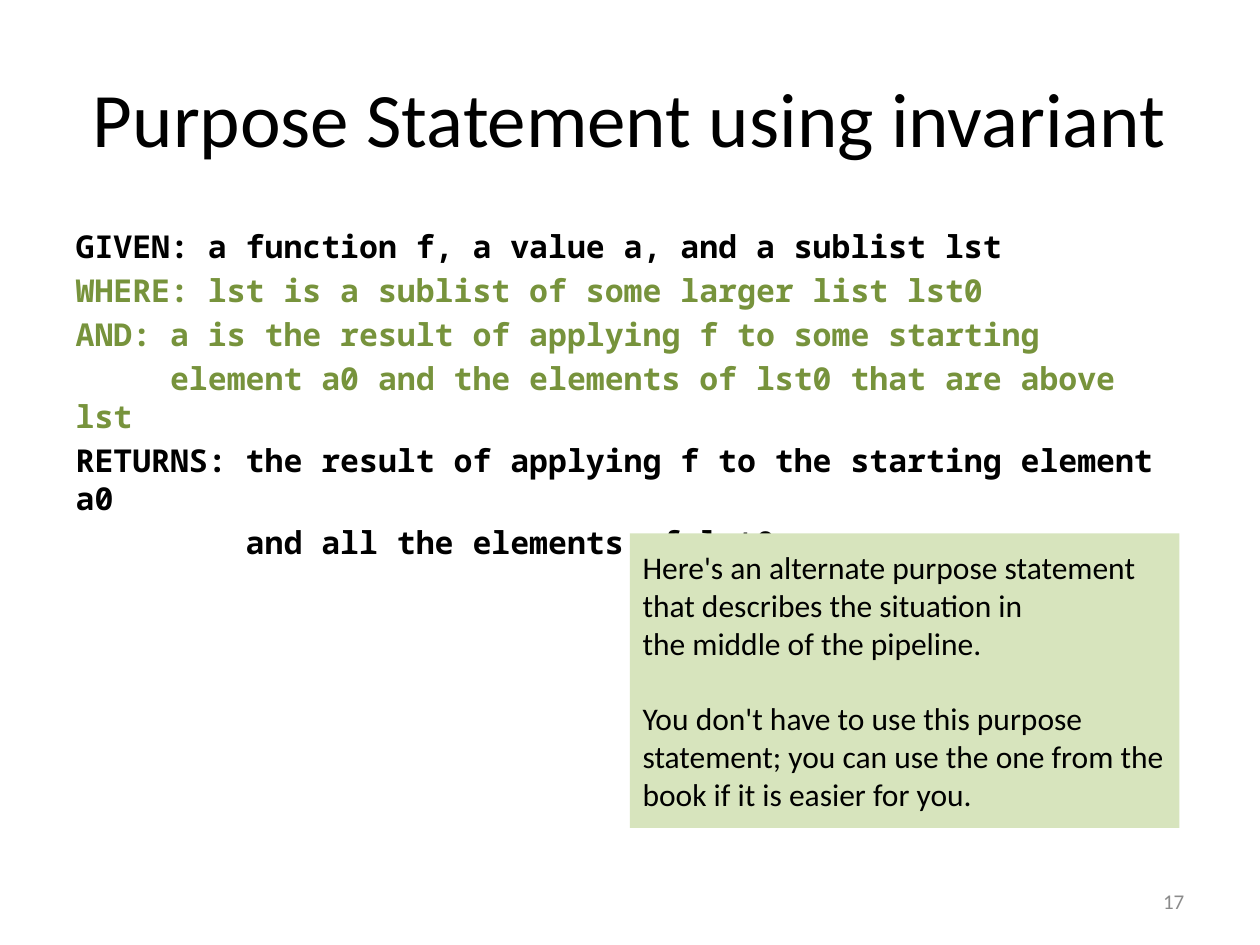
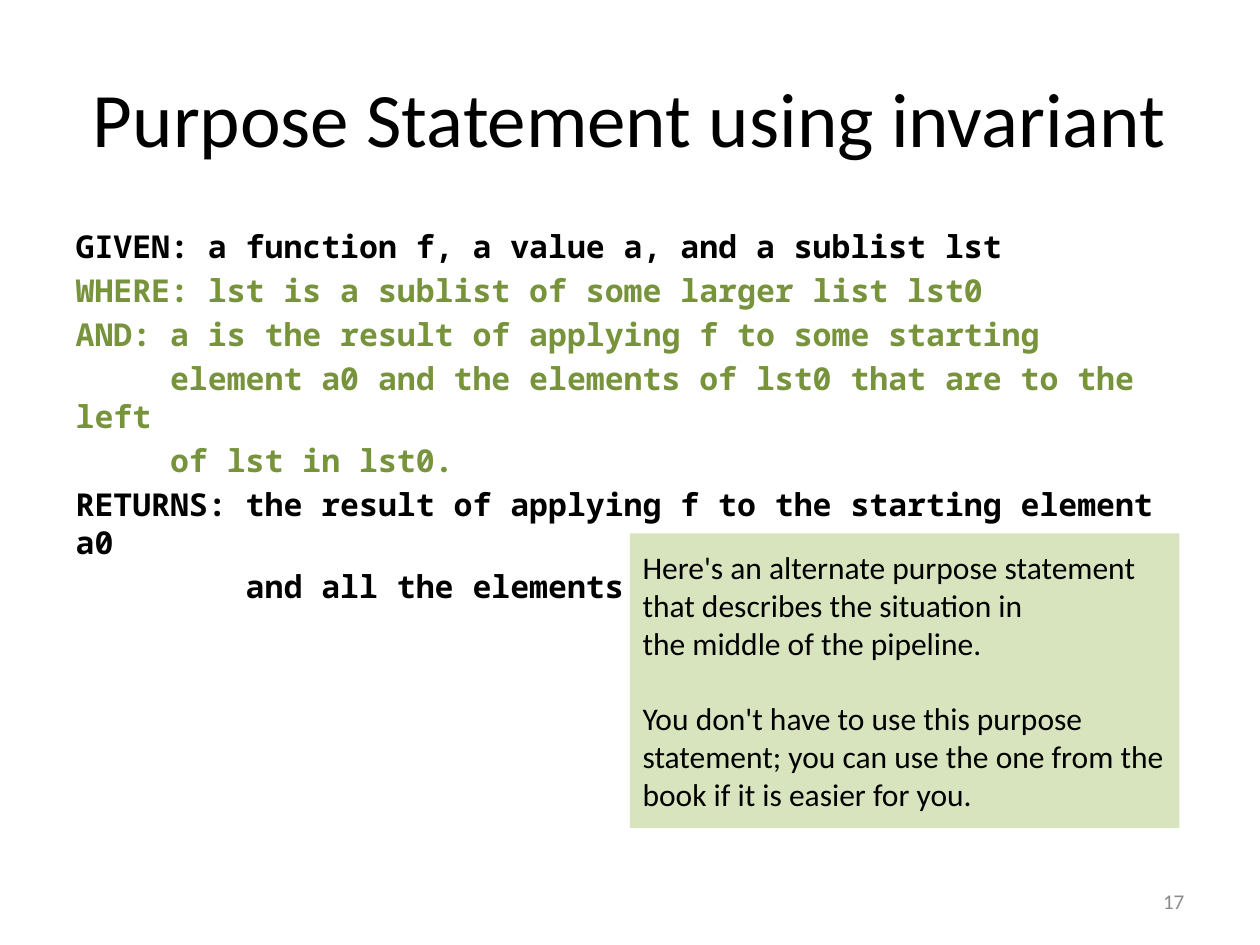
Before and after one commit to mwand/cs5010f17, a slide deck: slide 17 of Slides/Lesson 7.5 Foldr and Foldl.pptx. Drawn at 1260x945 pixels with LibreOffice and Linux fonts; fonts in the diff are those of the drawing. Boxes give left, top, right and bottom in pixels: in the first picture for what was removed or moved away, otherwise in the second. Text is boxed around its words. In the diff, an @@ line names an element or a change of style, - is before the commit and + after.

```diff
--- a/Slides/Lesson 7.5 Foldr and Foldl.pptx
+++ b/Slides/Lesson 7.5 Foldr and Foldl.pptx
@@ text at (76, 366, 1134, 473): text changed @@
-element a0 and the elements of lst0 that are above lst
+element a0 and the elements of lst0 that are to the left
+of lst in lst0.
```
Also in this commit, not shown: 5 other slides changed, 14 other files.
